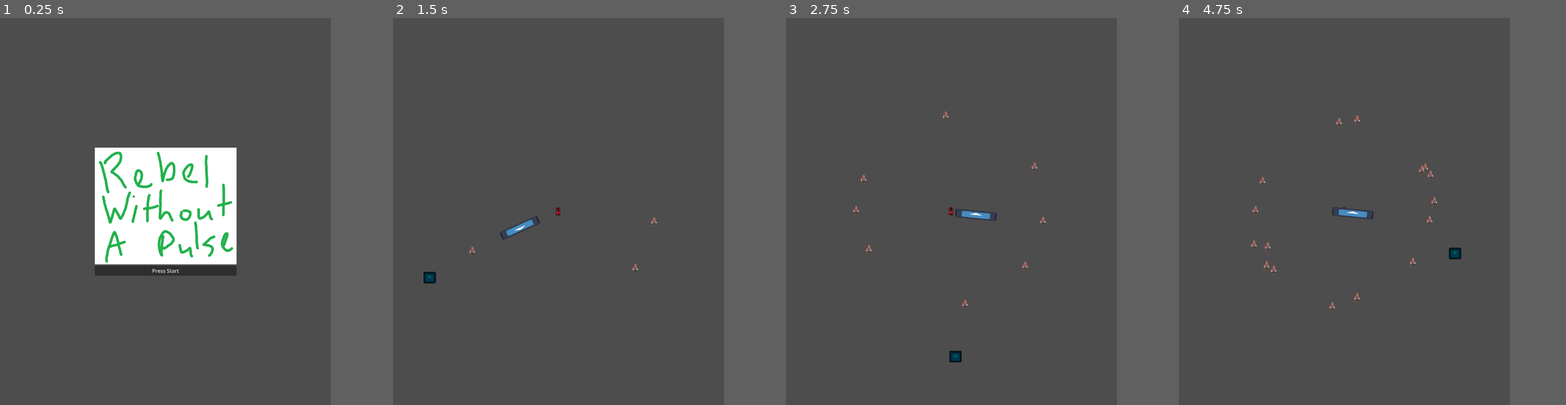
Above: before the commit, frames 1-4 (left to right).
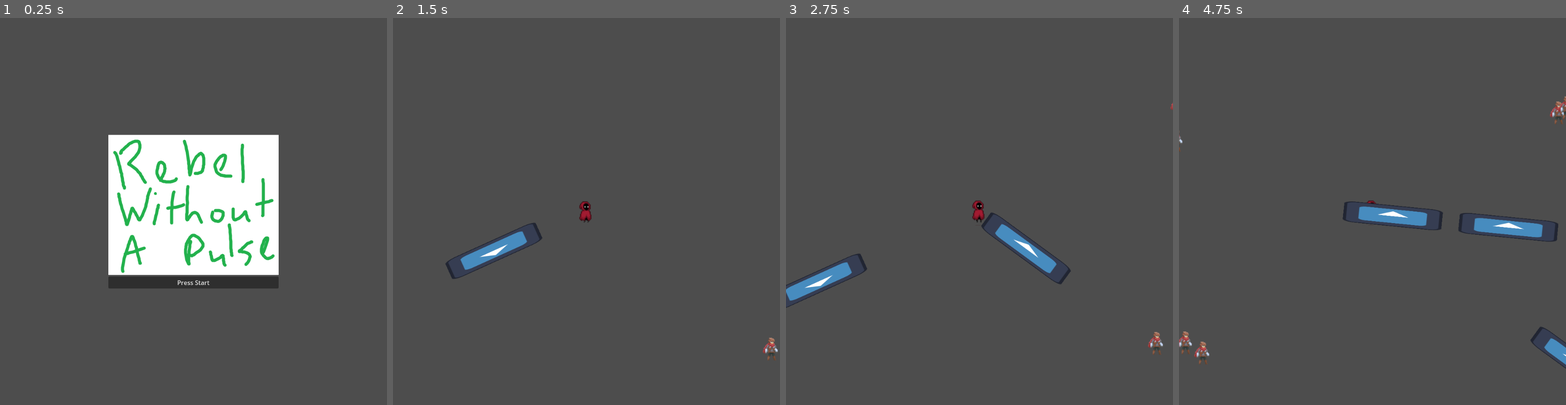
Above: after the commit, the same moments.

Repository: TyGuy54/GMTK-Jam
Game: Godot game, scene res://Scenes/title_screen.tscn
Same seed, same stepped clock (60 frames per second), same inputs: the game is played once before the commit and once after it. The engine's default icon, where the game draws it, is replaced by a stand-in: a white triangle on a blue panel in a dark square.
Inputs:
- Up to frame 1 (0.25 s): no input
- Up to frame 2 (1.5 s): click "Press Start" at 0.5 s; hold Right (ui_right) from 1.28 s (still down)
- Up to frame 3 (2.75 s): release Right (ui_right) at 2.03 s; hold Down (ui_down) from 2.03 s (still down)
- Up to frame 4 (4.75 s): release Down (ui_down) at 2.78 s; hold Right (ui_right) 2.78-3.53 s; hold Up (ui_up) 3.53-4.28 s; hold Left (ui_left) from 4.28 s (still down)
The window is 684x800 before the commit and 800x800 after it. Grey fills any space a smaller window leaves; there, only what the larger window draws over its background counts as a difference.

The runs differ from the first frame. In frame 1, 11% of the frame differs, in the area x 24-72%, y 30-70%; in frame 2, 1.4%; in frame 3, 2.2%; in frame 4, 2.8%.

Commit message:
bullets despawn, camera zoom in, viewport resize

Diff:
--- a/Scenes/Nector/Nector.tscn
+++ b/Scenes/Nector/Nector.tscn
@@ -3,9 +3,6 @@
 [ext_resource type="Script" path="res://Scripts/Nector/nector.gd" id="1_qgphm"]
 [ext_resource type="PackedScene" uid="uid://b3ccegneval05" path="res://Scenes/Nector/projectile.tscn" id="2_b2mnk"]
 [ext_resource type="Texture2D" uid="uid://i4tq2xxeyy5k" path="res://Assets/AnimationSheet_Character.png" id="3_gy8he"]
-
-[sub_resource type="RectangleShape2D" id="RectangleShape2D_petkr"]
-size = Vector2(64.4375, 66.75)
 
 [sub_resource type="Animation" id="Animation_6xy87"]
 length = 0.001
@@ -116,7 +113,10 @@
 "little_dude": SubResource("Animation_dpjy7")
 }
 
+[sub_resource type="RectangleShape2D" id="RectangleShape2D_5tk60"]
+
 [node name="necto" type="CharacterBody2D" groups=["Nector"]]
+motion_mode = 1
 script = ExtResource("1_qgphm")
 Bullet = ExtResource("2_b2mnk")
 speed = 300
@@ -128,14 +128,6 @@
 hframes = 8
 vframes = 8
 
-[node name="CollisionShape2D" type="CollisionShape2D" parent="."]
-position = Vector2(-2, 1)
-shape = SubResource("RectangleShape2D_petkr")
-one_way_collision_margin = 0.0
-
-[node name="Marker2D" type="Marker2D" parent="."]
-position = Vector2(328, -101)
-
 [node name="Projectile_Cooldown" type="Timer" parent="."]
 
 [node name="AnimationPlayer" type="AnimationPlayer" parent="."]
@@ -144,4 +136,7 @@
 "": SubResource("AnimationLibrary_dw86i")
 }
 
+[node name="CollisionShape2D" type="CollisionShape2D" parent="."]
+shape = SubResource("RectangleShape2D_5tk60")
+
 [connection signal="timeout" from="Projectile_Cooldown" to="." method="_on_projectile_cooldown_timeout"]
--- a/Scenes/Nector/projectile.gd
+++ b/Scenes/Nector/projectile.gd
@@ -2,15 +2,21 @@
 
 var speed = 200
 var rotation_speed = 2.0
-var target_position
+@export var projectile_despawn_distance = 400
 
 
 func _physics_process(delta):
 	position += transform.x * speed * delta
 
+	var necro = get_tree().get_first_node_in_group("Nector")
+
+	var distance = necro.global_position.distance_to(global_position)
+	if (distance >= projectile_despawn_distance):
+		queue_free()
+
 
 func _on_area_2d_body_entered(body: Node2D) -> void:
-	$Timer.start()
+#	$Timer.start()
 	if body.is_in_group("Protag"):
 		body.queue_free()
 
--- a/Scenes/Protags/player.tscn
+++ b/Scenes/Protags/player.tscn
@@ -4,9 +4,11 @@
 [ext_resource type="Texture2D" uid="uid://dcjs4cx8wak85" path="res://icon.svg" id="1_gpyem"]
 
 [sub_resource type="RectangleShape2D" id="RectangleShape2D_v4e0i"]
-size = Vector2(42.25, 36)
+size = Vector2(126, 126)
 
 [node name="Player" type="CharacterBody2D" groups=["player"]]
+position = Vector2(490, 490)
+motion_mode = 1
 script = ExtResource("1_8l274")
 acceleration = 1000.0
 friction = 1000.0
@@ -14,10 +16,7 @@
 
 [node name="Sprite2D" type="Sprite2D" parent="."]
 modulate = Color(0, 0.403922, 0.407843, 1)
-position = Vector2(-1, 34)
-scale = Vector2(0.296875, 0.285156)
 texture = ExtResource("1_gpyem")
 
 [node name="CollisionShape2D" type="CollisionShape2D" parent="."]
-position = Vector2(-2, 34)
 shape = SubResource("RectangleShape2D_v4e0i")
--- a/Scenes/main.tscn
+++ b/Scenes/main.tscn
@@ -9,7 +9,10 @@
 [node name="Spawner" parent="." instance=ExtResource("1_448xq")]
 
 [node name="necto" parent="." instance=ExtResource("1_0b3ls")]
-position = Vector2(199, 425)
 
 [node name="Player" parent="." instance=ExtResource("2_w0ing")]
 position = Vector2(93, 771)
+
+[node name="Camera2D" type="Camera2D" parent="."]
+offset = Vector2(500, 500)
+zoom = Vector2(2, 2)
--- a/Scripts/Nector/nector.gd
+++ b/Scripts/Nector/nector.gd
@@ -21,7 +21,7 @@
 	$Projectile_Cooldown.wait_time = cooldown
 
 var closest_protag = null
-var min_distance = Vector2(INF, INF)
+var min_distance = INF
 
 func shoot_nearest_enemy():
 	var protags = get_tree().get_nodes_in_group("Protag")
@@ -33,7 +33,7 @@
 		if (closest_protag == null):
 			closest_protag = protag
 
-		var current_distance = position - protag.position
+		var current_distance = protag.global_position.distance_to(global_position)
 
 		if (current_distance < min_distance):
 			min_distance = current_distance
--- a/project.godot
+++ b/project.godot
@@ -17,8 +17,8 @@
 
 [display]
 
-window/size/viewport_width=1027
-window/size/viewport_height=1200
+window/size/viewport_width=1000
+window/size/viewport_height=1000
 
 [input]
 
